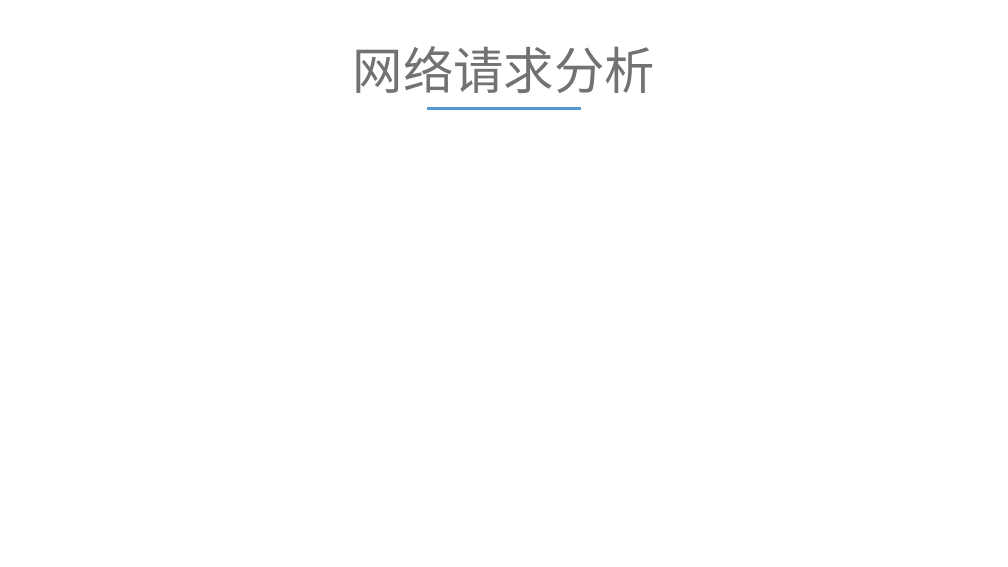
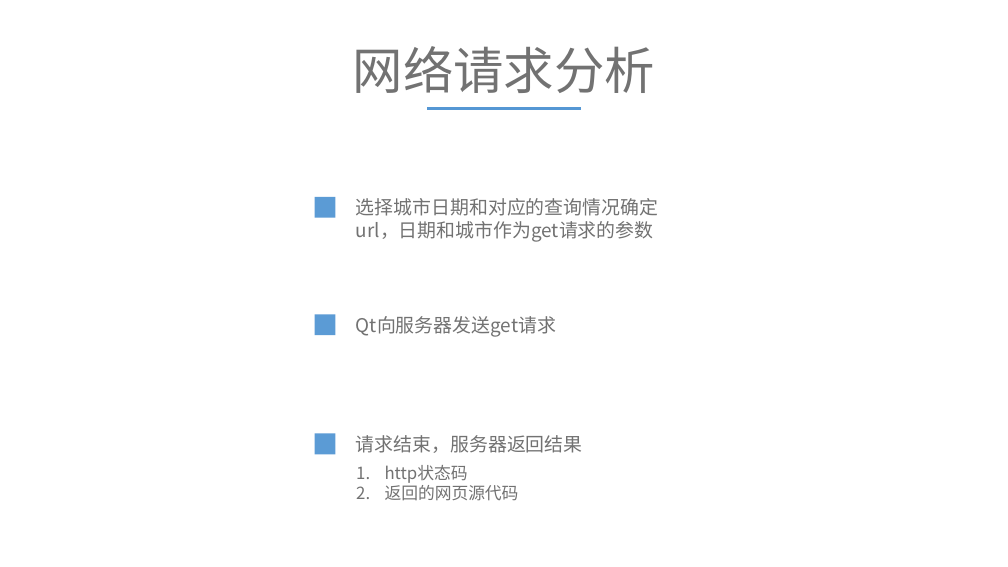
Before and after one commit to AbnerBian/Qt-, a slide deck: slide 5 of ppt/通信1501卞明.pptx (slide 6 before the commit). Drawn at 1008x567 pixels with LibreOffice and Linux fonts; fonts in the diff are those of the drawing; background and template pictures are left out. Boxes give left, top, right and bottom in pixels: in the first picture for what was removed or moved away, otherwise in the second. Text is boxed around its words. In the diff, an @@ line names an element or a change of style, - is before the commit and + after.

```diff
--- a/ppt/通信1501卞明.pptx
+++ b/ppt/通信1501卞明.pptx
@@ rectangle added at [315,197,336,218], fill #5B9BD5 @@
@@ text added at [356,198,658,242], 18 pt, text #727272 @@
+选择城市日期和对应的查询情况确定url，日期和城市作为get请求的参数
@@ rectangle added at [315,315,336,336], fill #5B9BD5 @@
@@ text added at [356,316,556,337], 18 pt, text #727272 @@
+Qt向服务器发送get请求
@@ rectangle added at [315,433,336,454], fill #5B9BD5 @@
@@ text added at [356,435,583,453], 18 pt, text #727272 @@
+请求结束，服务器返回结果
@@ text added at [385,465,519,501], 16 pt, text #727272 @@
+1. http状态码
+2. 返回的网页源代码
```
Also in this commit, not shown: 2 other slides changed, 6 slides added, 16 slides removed, 2 other files.
